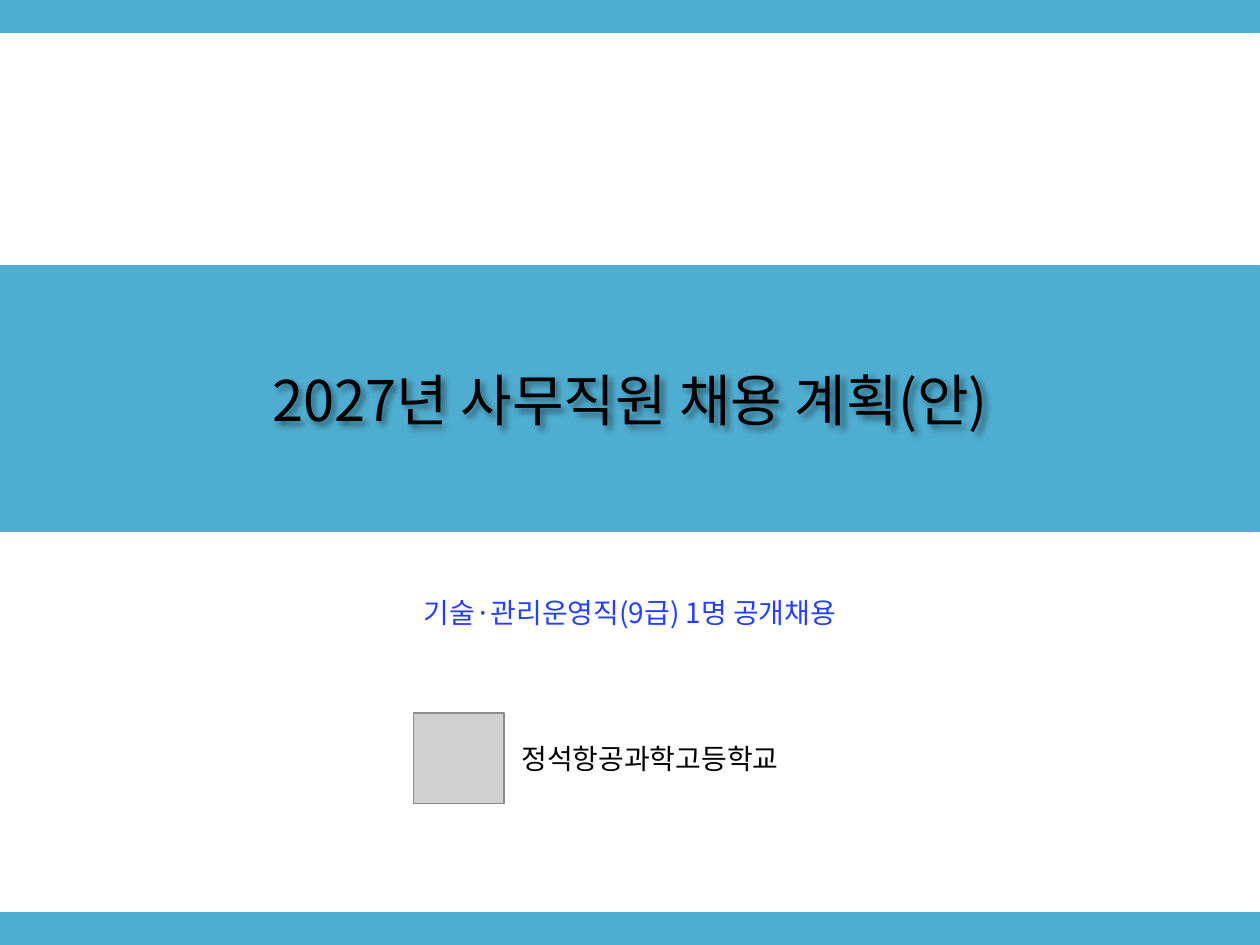
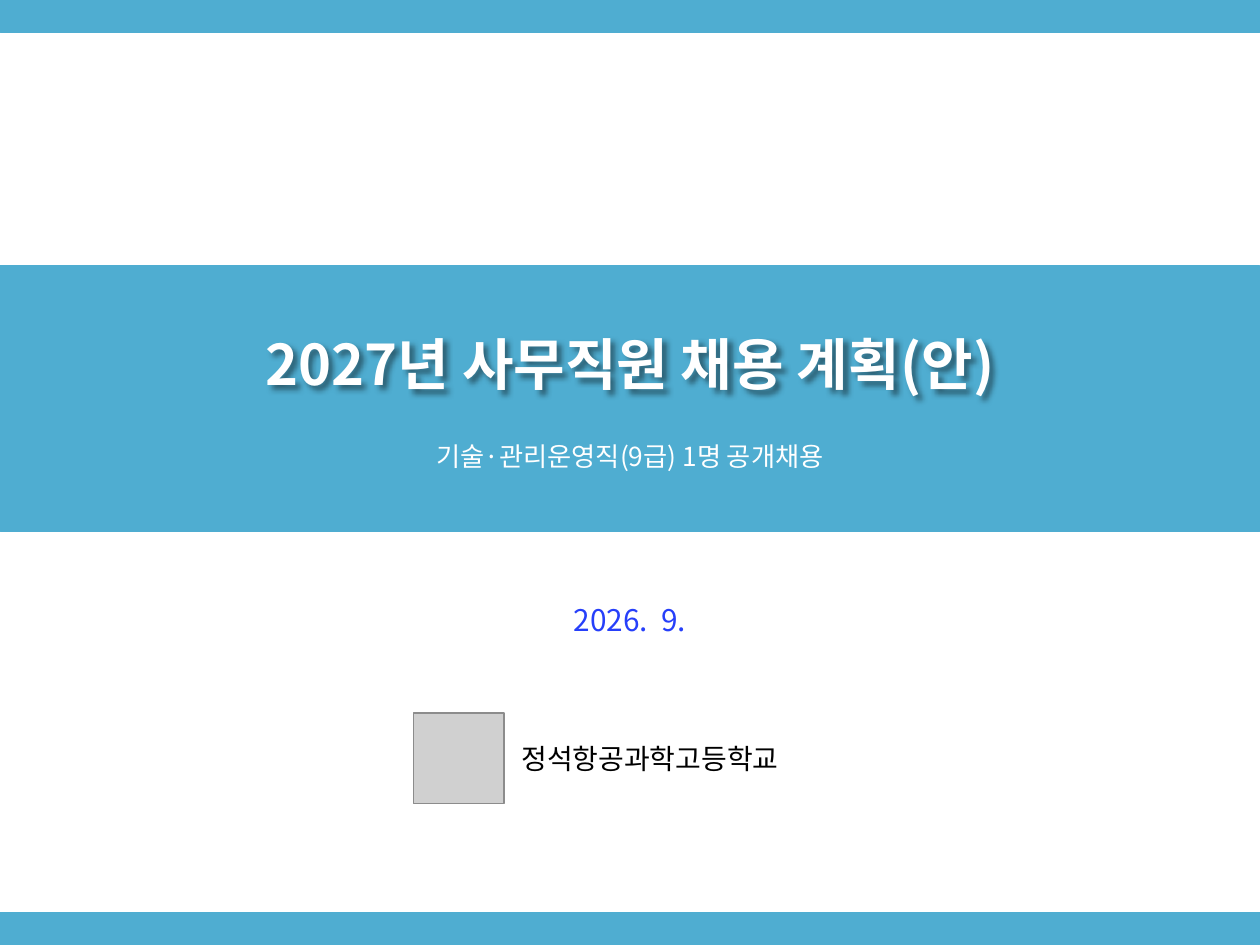
Before and after one commit to sogood459-max/miracle-guy, a slide deck: slide 1 of docs/2027년_사무직원_채용계획안.pptx. Drawn at 1260x945 pixels with LibreOffice and Linux fonts; fonts in the diff are those of the drawing; grey boxes stand for pictures. Boxes give left, top, right and bottom in pixels: in the first picture for what was removed or moved away, otherwise in the second. Text is boxed around its words. In the diff, an @@ line names an element or a change of style, - is before the commit and + after.

```diff
--- a/docs/2027년_사무직원_채용계획안.pptx
+++ b/docs/2027년_사무직원_채용계획안.pptx
@@ text "2027년 사무직원 채용 계획(안)": place and size @@
-text "2027년 사무직원 채용 계획(안)" at (272,374,988,432)
+text "2027년 사무직원 채용 계획(안)" at (266,337,995,399)
@@ text "2027년 사무직원 채용 계획(안)" at (266,337,995,399): text colour #000000 to #FFFFFF, bold on @@
@@ text "기술·관리운영직(9급) 1명 공개채용": place and size @@
-text "기술·관리운영직(9급) 1명 공개채용" at (424,600,836,629)
+text "기술·관리운영직(9급) 1명 공개채용" at (436,444,824,471)
@@ text "기술·관리운영직(9급) 1명 공개채용" at (436,444,824,471): size 16 to 15 pt, text colour #263FFA to #FFFFFF @@
@@ text added at (574,609,686,632), 17 pt, text #263FFA @@
+2026. 9.
```
Also in this commit, not shown: 1 other file.
